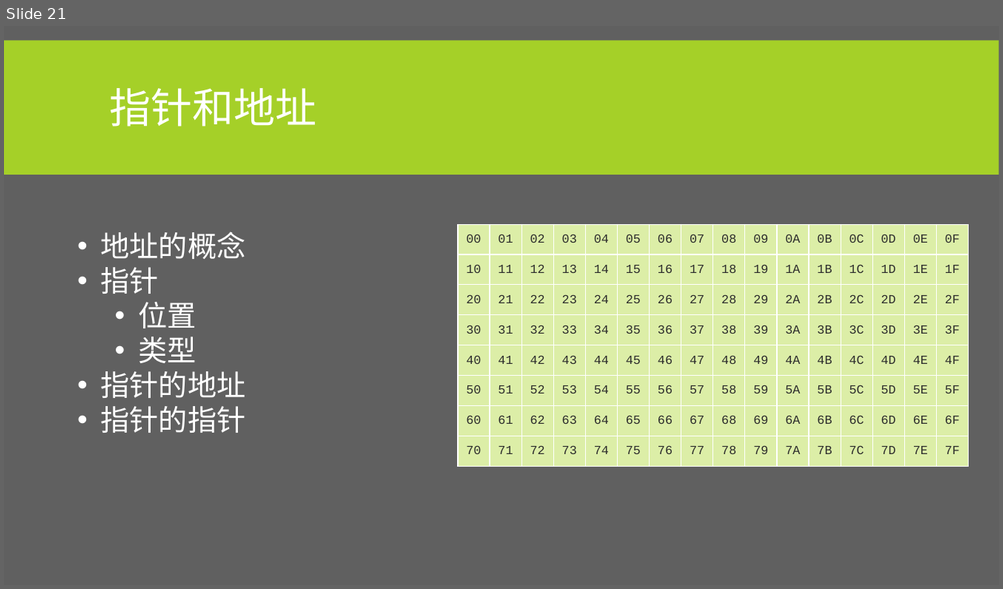
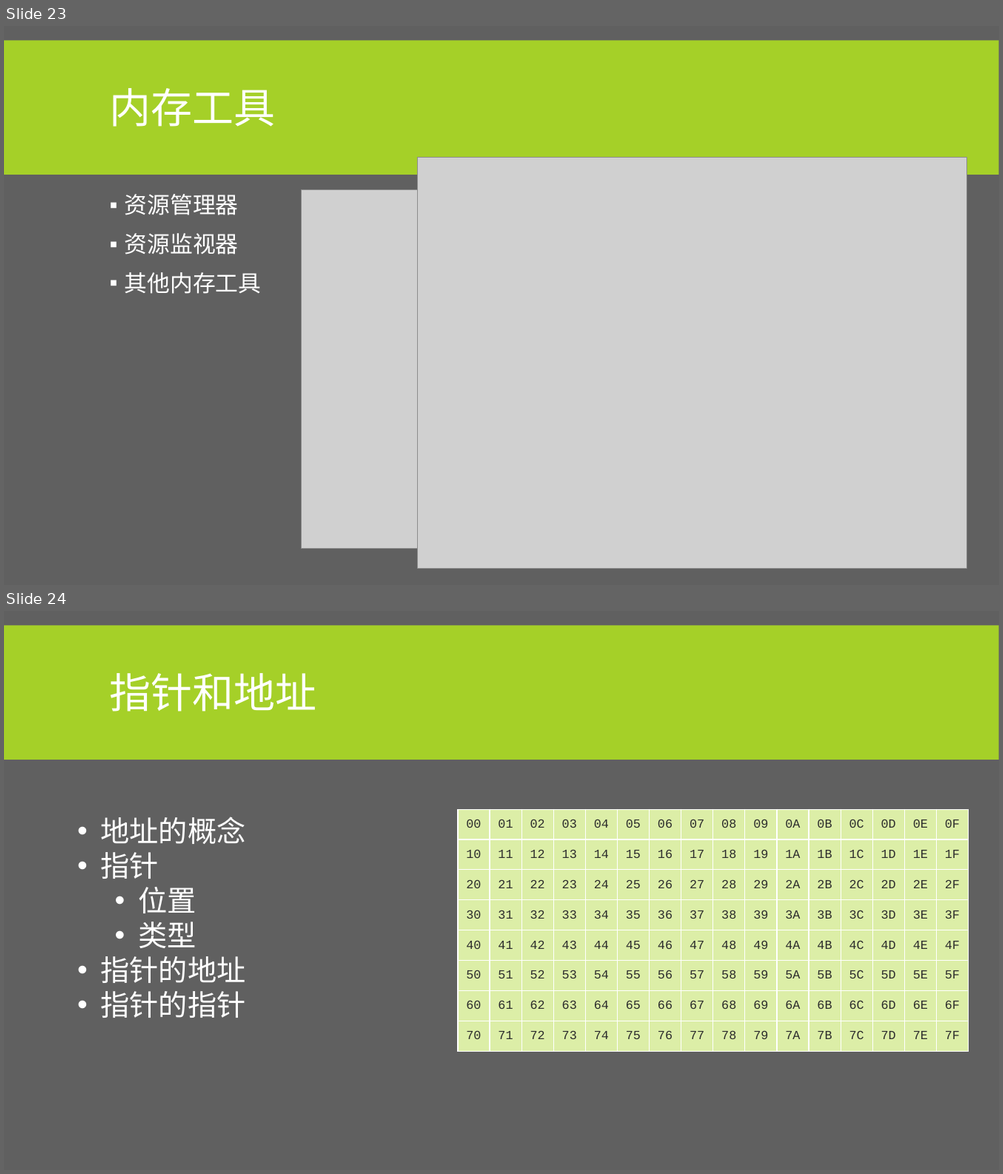
Before and after one commit to albertclass/Lessons, a slide deck: advance c++/courseware.pptx. Shown one above the other, each under a label of ours: slide 21 before the commit, slides 23 and 24 after it. The pictures are 1003x589 and 1003x1174 pixels, drawn with LibreOffice and Linux fonts; fonts in the diff are those of the drawing; grey boxes stand for pictures. Boxes give left, top, right and bottom in pixels: in the first picture for what was removed or moved away, otherwise in the second. Text is boxed around its words. In the diff, an @@ line names an element or a change of style, - is before the commit and + after.

```diff
--- a/advance c++/courseware.pptx
+++ b/advance c++/courseware.pptx
@@ slide 23 added at box(4, 26, 999, 585), background #606060; not listed: 1 template element that a slide beside it also shows @@
@@ title added at box(110, 88, 276, 127), 40 pt, text #FFFFFF @@
+内存工具
@@ picture added at box(418, 157, 967, 568) @@
@@ text added at box(125, 194, 261, 294), 22 pt, text #FFFFFF @@
+▪ 资源管理器
+▪ 资源监视器
+▪ 其他内存工具
@@ picture added at box(301, 190, 942, 549) @@
@@ what was slide 21 is now slide 24 @@
```
Also in this commit, not shown: 6 slides changed, 1 other slide added, 13 other files.
